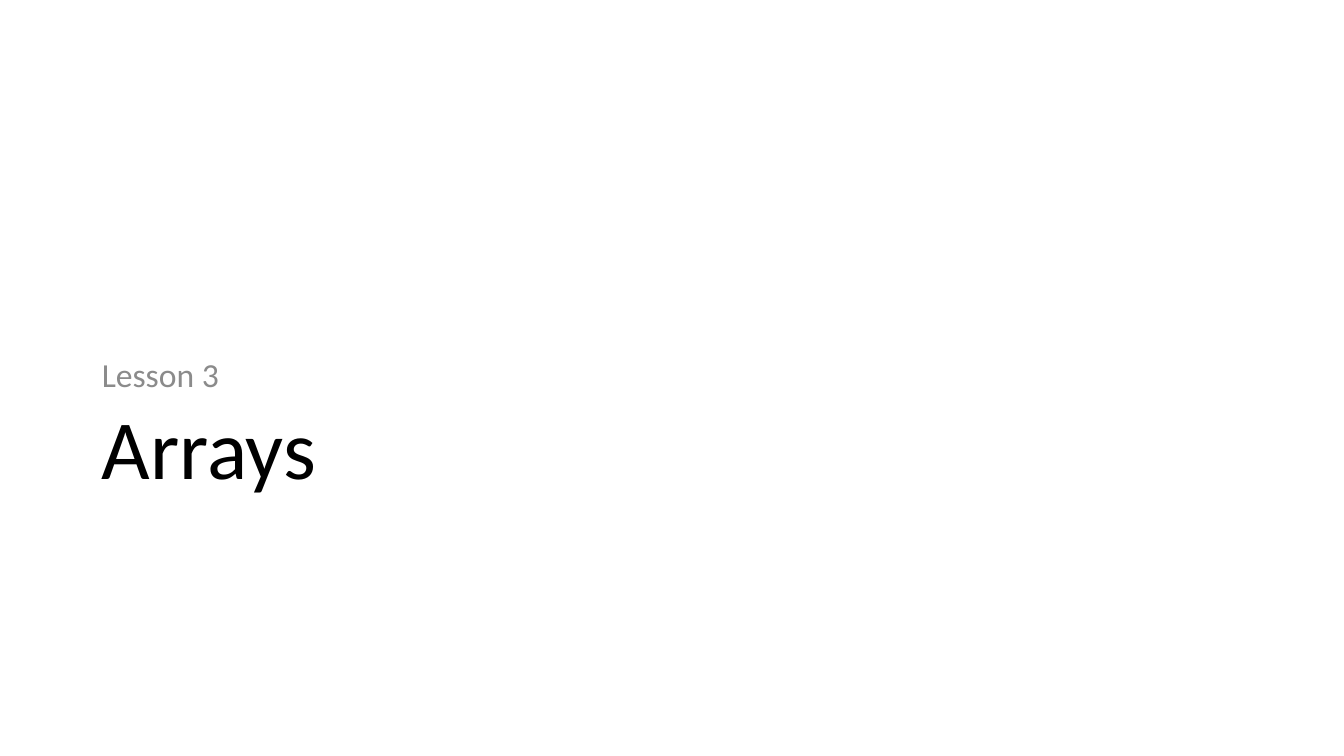
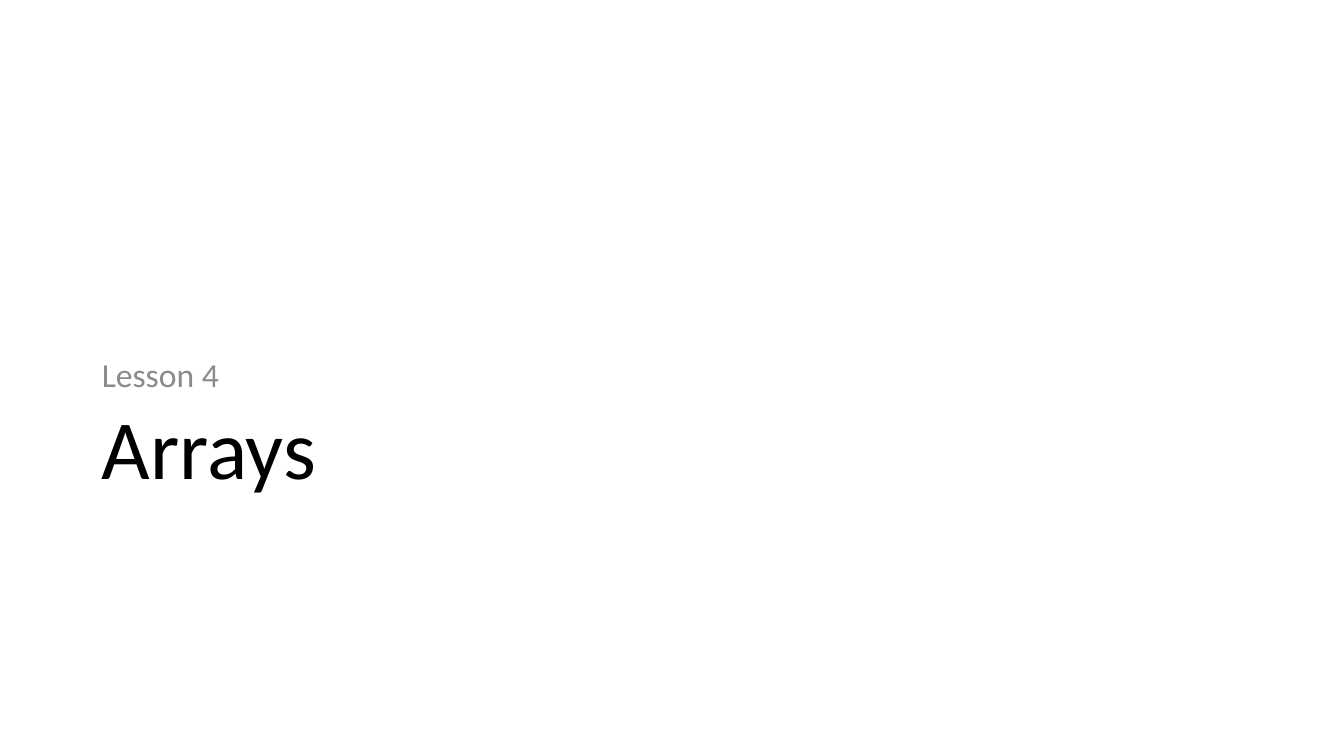
Before and after one commit to PHPEmbark/curriculum, a slide deck: slide 23 of course/1 - Basic Programming/Basic Programming.pptx. Drawn at 1344x756 pixels with LibreOffice and Linux fonts; fonts in the diff are those of the drawing. Boxes give left, top, right and bottom in pixels: in the first picture for what was removed or moved away, otherwise in the second. Text is boxed around its words. In the diff, an @@ line names an element or a change of style, - is before the commit and + after.

Commit message:
Finalized Unit 1 structure
The eight lessons have been finalized and all but the last two are
filled out.

```diff
--- a/course/1 - Basic Programming/Basic Programming.pptx
+++ b/course/1 - Basic Programming/Basic Programming.pptx
@@ text at (x1=102, y1=365, x2=219, y2=387): text changed @@
-Lesson 3
+Lesson 4
```
Also in this commit, not shown: 7 other slides changed, 20 slides added, 3 slides removed.
